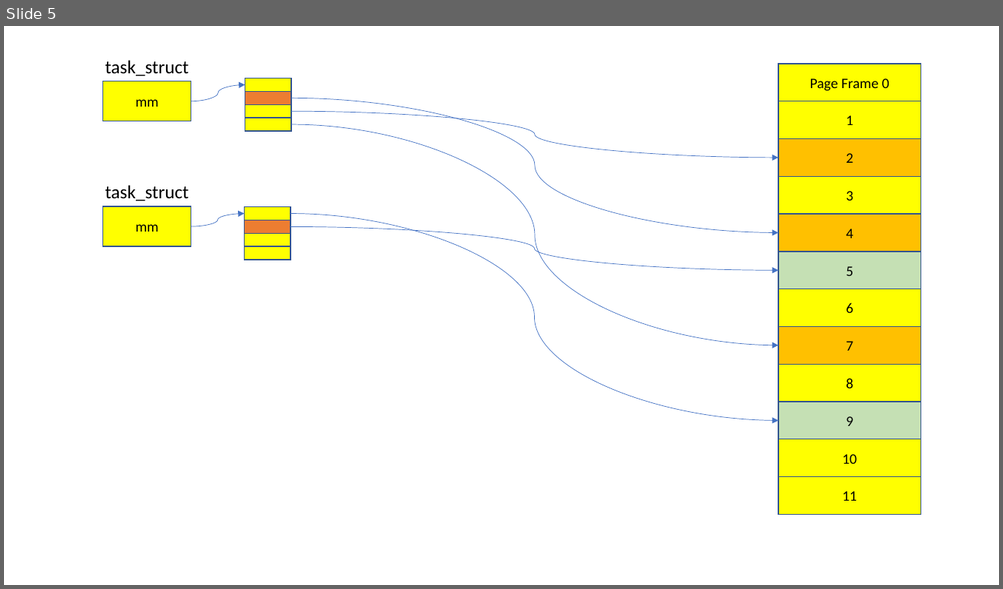
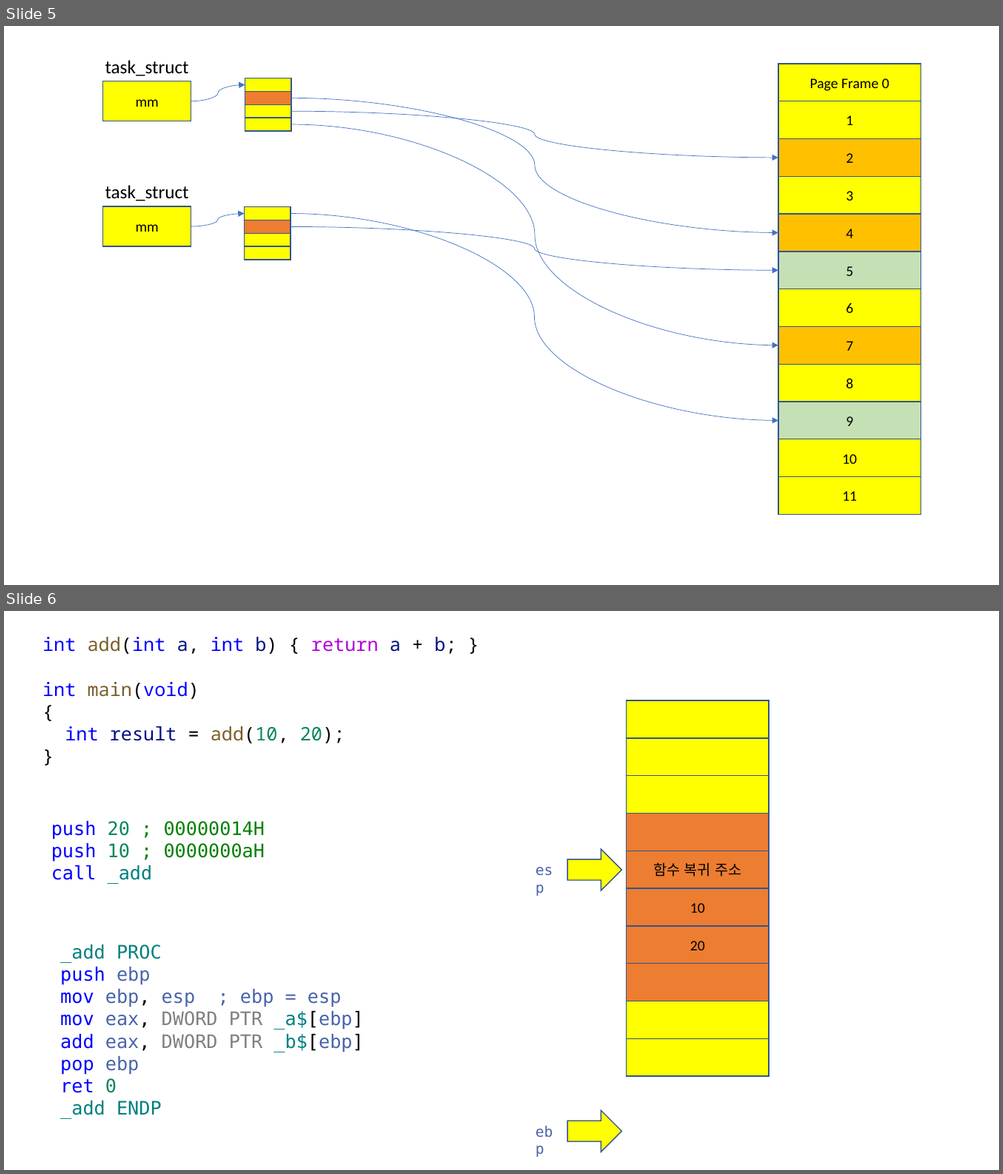
Before and after one commit to yoondev-classroom/hyundai_220510, a slide deck: 220510.pptx. Shown one above the other, each under a label of ours: slide 5 before the commit, slides 5 and 6 after it. The pictures are 1003x589 and 1003x1174 pixels, drawn with LibreOffice and Linux fonts; fonts in the diff are those of the drawing. Boxes give left, top, right and bottom in pixels: in the first picture for what was removed or moved away, otherwise in the second. Text is boxed around its words. In the diff, an @@ line names an element or a change of style, - is before the commit and + after.

```diff
--- a/220510.pptx
+++ b/220510.pptx
@@ slide 6 added at box(4, 611, 999, 1170), background #FFFFFF @@
@@ text added at box(42, 637, 456, 743), 18 pt, text #0000FF @@
+int add(int a, int b) { return a + b; }
+int main(void)
+{
+int result = add(10, 20);
+}
@@ rectangle added at box(626, 701, 768, 738), fill #FFFF00, outline #325491 1 pt @@
@@ rectangle added at box(626, 738, 768, 776), fill #FFFF00, outline #325491 1 pt @@
@@ rectangle added at box(626, 776, 768, 813), fill #FFFF00, outline #325491 1 pt @@
@@ text added at box(51, 821, 265, 884), 18 pt, text #008000 @@
+push 20 ; 00000014H
+push 10 ; 0000000aH
+call _add
@@ rectangle added at box(626, 813, 768, 851), fill #ED7D31, outline #325491 1 pt @@
@@ right arrow added at box(567, 849, 622, 891), fill #FFFF00, outline #325491 1 pt @@
@@ rectangle added at box(626, 851, 768, 889), fill #ED7D31, outline #325491 1 pt, 14 pt, text #000000 @@
+함수 복귀 주소
@@ rectangle added at box(626, 889, 768, 925), fill #ED7D31, outline #325491 1 pt, 14 pt, text #000000 @@
+10
@@ rectangle added at box(626, 926, 768, 964), fill #ED7D31, outline #325491 1 pt, 14 pt, text #000000 @@
+20
@@ text added at box(60, 945, 363, 1119), 18 pt, text #4864AA @@
+_add PROC
+push ebp
+mov ebp, esp ; ebp = esp
+mov eax, DWORD PTR _a$[ebp]
+add eax, DWORD PTR _b$[ebp]
+pop ebp
+ret 0
+_add ENDP
@@ rectangle added at box(626, 964, 768, 1001), fill #ED7D31, outline #325491 1 pt @@
@@ text added at box(240, 989, 274, 1008), 14 pt, text #4864AA @@
+ebp
@@ text added at box(307, 993, 341, 1008), 14 pt, text #4864AA @@
+esp
@@ rectangle added at box(626, 1001, 768, 1039), fill #FFFF00, outline #325491 1 pt @@
@@ rectangle added at box(626, 1039, 768, 1076), fill #FFFF00, outline #325491 1 pt @@
@@ right arrow added at box(567, 1111, 622, 1153), fill #FFFF00, outline #325491 1 pt @@
```
Also in this commit, not shown: 2 other files.
